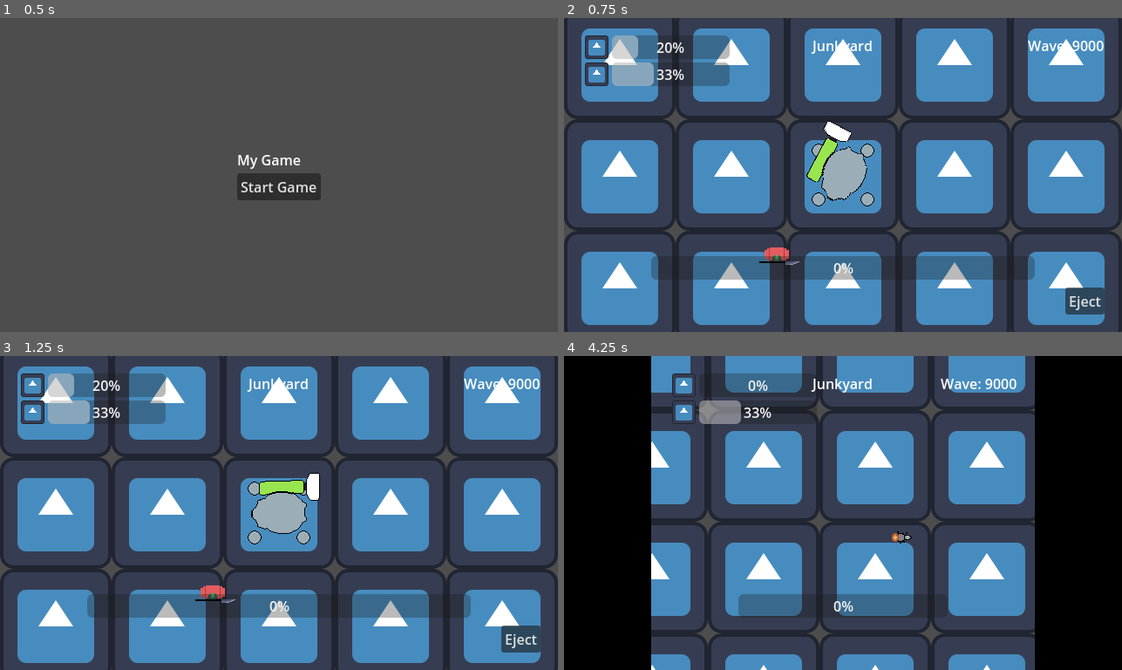
Above: before the commit, frames 1-4 (two rows, left to right).
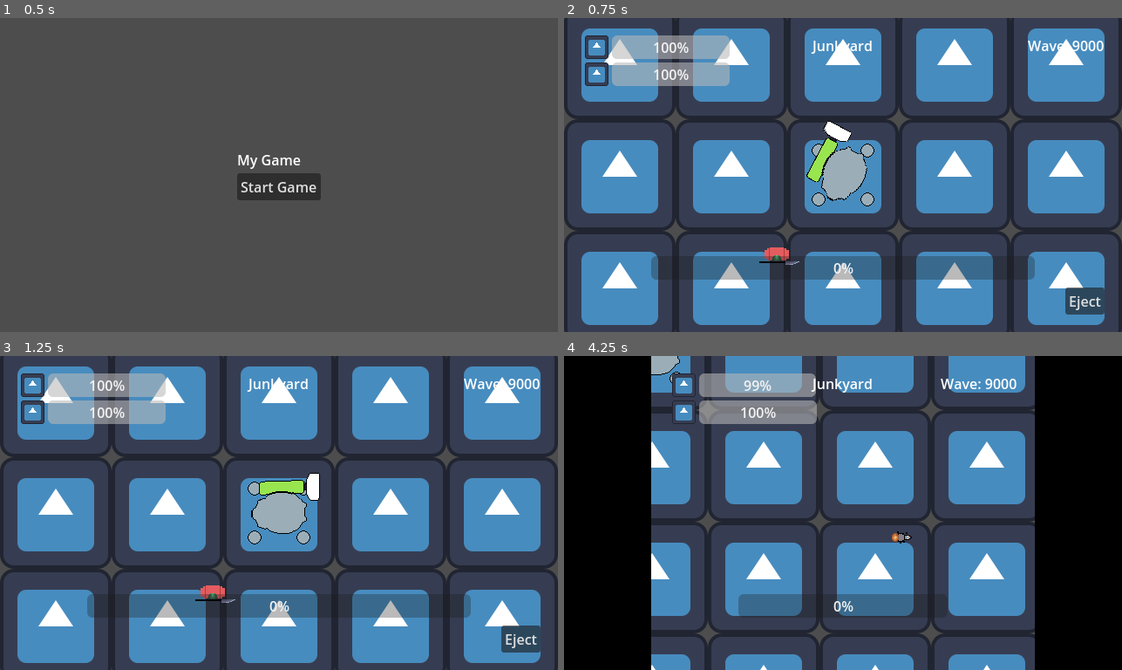
Above: after the commit, the same moments.

Repository: LaffertyDev/junkyard-brawl
Game: Godot game, scene res://src/MenusAndScenes/screen_ui_start.tscn
Two runs of this game, one before a commit and one after it. Both use one fixed random seed, a clock stepped at 60 frames per second and the inputs below. The engine's default icon, where the game draws it, is replaced by a stand-in: a white triangle on a blue panel in a dark square. Sound files missing from this copy of the repository are replaced by a short silence.
Inputs (mouse positions are in pixels of both pictures, inside the frame that each line leads up to):
- Up to frame 1 (0.5 s): no input
- Up to frame 2 (0.75 s): click "Start Game" at 0.5 s
- Up to frame 3 (1.25 s): no input
- Up to frame 4 (4.25 s): click "Eject" at 1.25 s; move the mouse to (965, 497) at 2.02 s; hold D (move_right) 2.03-2.78 s; tap Space (action_primary) at 2.1, 2.85, 3.6 s; move the mouse to (731, 528) at 2.77 s; hold S (move_backward) 2.78-3.53 s; move the mouse to (898, 443) at 3.52 s; hold D (move_right) from 3.53 s (still down)

Frame 1 is identical in both runs. In frame 2, 2.2% of the frame differs, in the area x 12-30%, y 5-22%; in frame 3, 2.2%; in frame 4, 2.8%, in the area x 15-46%, y 0-22%.

Commit message:
fix stupid casing bugs

Diff:
--- /dev/null
+++ b/default_bus_layout.tres
@@ -0,0 +1,4 @@
+[gd_resource type="AudioBusLayout" format=3 uid="uid://ts4nphn3di6h"]
+
+[resource]
+bus/0/volume_db = -3.43255
--- a/project.godot
+++ b/project.godot
@@ -26,6 +26,7 @@
 window/size/viewport_height=360
 window/size/mode=3
 window/stretch/mode="viewport"
+window/stretch/aspect="keep_width"
 window/stretch/scale_mode="integer"
 
 [input]
--- a/src/Characters/PlayerState.gd
+++ b/src/Characters/PlayerState.gd
@@ -11,10 +11,10 @@
 var max_maximum_health: int
 
 func Initialize() -> void:
-	max_current_health = 1
-	max_maximum_health = 5
-	freek_current_health = 1
-	freek_maximum_health = 3
+	max_current_health = 100
+	max_maximum_health = 100
+	freek_current_health = 100
+	freek_maximum_health = 100
 	is_freek_near_max = false
 	current_pilot_state = Enums.PilotState.Piloting
 
--- a/src/Enemies/Swiper/Swiper.tscn
+++ b/src/Enemies/Swiper/Swiper.tscn
@@ -2,12 +2,12 @@
 
 [ext_resource type="Script" path="res://src/Enemies/Swiper/swiper.gd" id="1_fjl12"]
 [ext_resource type="SpriteFrames" uid="uid://csqseuu7m6e20" path="res://src/Enemies/Swiper/swiper_sprite_frames.tres" id="1_m0lsv"]
-[ext_resource type="PackedScene" uid="uid://c1b46dapkwerm" path="res://src/Enemies/Swiper/SwiperStates/Idle.tscn" id="2_56yug"]
+[ext_resource type="PackedScene" uid="uid://c1b46dapkwerm" path="res://src/Enemies/Swiper/SwiperStates/idle.tscn" id="2_56yug"]
 [ext_resource type="Script" path="res://src/StateMachines/StateMachine.gd" id="2_pj146"]
-[ext_resource type="PackedScene" uid="uid://q5uy2xebe2y0" path="res://src/Enemies/Swiper/SwiperStates/FindTarget.tscn" id="5_k5pwq"]
+[ext_resource type="PackedScene" uid="uid://q5uy2xebe2y0" path="res://src/Enemies/Swiper/SwiperStates/find_target.tscn" id="5_k5pwq"]
 [ext_resource type="PackedScene" uid="uid://coxcp8uh5muts" path="res://src/Enemies/Swiper/SwiperStates/MoveToTarget.tscn" id="6_job8q"]
-[ext_resource type="PackedScene" uid="uid://cxa4h4eq4kyxg" path="res://src/Enemies/Swiper/SwiperStates/Attack.tscn" id="7_x4qls"]
-[ext_resource type="PackedScene" uid="uid://d2x4g07lt17fu" path="res://src/Enemies/Swiper/SwiperStates/Die.tscn" id="8_i8dkn"]
+[ext_resource type="PackedScene" uid="uid://cxa4h4eq4kyxg" path="res://src/Enemies/Swiper/SwiperStates/attack.tscn" id="7_x4qls"]
+[ext_resource type="PackedScene" uid="uid://d2x4g07lt17fu" path="res://src/Enemies/Swiper/SwiperStates/die.tscn" id="8_i8dkn"]
 
 [sub_resource type="CircleShape2D" id="CircleShape2D_eglyf"]
 radius = 15.1327
@@ -15,7 +15,7 @@
 [sub_resource type="CircleShape2D" id="CircleShape2D_xvxx5"]
 radius = 310.232
 
-[node name="Swiper" type="Area2D"]
+[node name="swiper" type="Area2D"]
 collision_layer = 2048
 collision_mask = 0
 script = ExtResource("1_fjl12")
--- a/src/Enemies/Swiper/SwiperStates/EnemyState.tscn
+++ /dev/null
@@ -1,6 +0,0 @@
-[gd_scene load_steps=2 format=3 uid="uid://dq3mjpupxo1ys"]
-
-[ext_resource type="Script" path="res://src/Enemies/Swiper/SwiperStates/enemy_state_base.gd" id="1_s0jyt"]
-
-[node name="EnemyState" type="Node"]
-script = ExtResource("1_s0jyt")
--- a/src/Enemies/Swiper/SwiperStates/FindTarget.tscn
+++ /dev/null
@@ -1,6 +0,0 @@
-[gd_scene load_steps=2 format=3 uid="uid://q5uy2xebe2y0"]
-
-[ext_resource type="Script" path="res://src/Enemies/Swiper/SwiperStates/find_target.gd" id="1_s83k2"]
-
-[node name="FindTarget" type="Node"]
-script = ExtResource("1_s83k2")
--- a/src/Enemies/Swiper/SwiperStates/attack.gd
+++ b/src/Enemies/Swiper/SwiperStates/attack.gd
@@ -5,5 +5,6 @@
 	if target and is_instance_valid(target):
 		swiper_instance._swiper_sprites.animation = "attack"
 		await get_tree().create_timer(0.25).timeout
-		target.take_damage(1)
+		if target and is_instance_valid(target):
+			target.take_damage(1)
 	finished.emit(IDLE)
--- /dev/null
+++ b/src/Enemies/Swiper/SwiperStates/enemy_state.tscn
@@ -0,0 +1,6 @@
+[gd_scene load_steps=2 format=3 uid="uid://dq3mjpupxo1ys"]
+
+[ext_resource type="Script" path="res://src/Enemies/Swiper/SwiperStates/enemy_state_base.gd" id="1_faiug"]
+
+[node name="EnemyState" type="Node"]
+script = ExtResource("1_faiug")
--- /dev/null
+++ b/src/Enemies/Swiper/SwiperStates/find_target.tscn
@@ -0,0 +1,6 @@
+[gd_scene load_steps=2 format=3 uid="uid://q5uy2xebe2y0"]
+
+[ext_resource type="Script" path="res://src/Enemies/Swiper/SwiperStates/find_target.gd" id="1_yv7at"]
+
+[node name="FindTarget" type="Node"]
+script = ExtResource("1_yv7at")
--- a/src/HUD.tscn
+++ b/src/HUD.tscn
@@ -1,8 +1,8 @@
 [gd_scene load_steps=4 format=3 uid="uid://tr3eddb5yvvm"]
 
-[ext_resource type="Script" path="res://src/hud.gd" id="1_a40xm"]
-[ext_resource type="Texture2D" uid="uid://cqru1roa5q72x" path="res://src/icon.svg" id="1_sw2bd"]
-[ext_resource type="Theme" uid="uid://c3xglhnien5t5" path="res://src/UI/hud_theme.tres" id="2_ck4kv"]
+[ext_resource type="Script" path="res://src/hud.gd" id="1_cutv6"]
+[ext_resource type="Theme" uid="uid://c3xglhnien5t5" path="res://src/UI/hud_theme.tres" id="2_671ur"]
+[ext_resource type="Texture2D" uid="uid://cqru1roa5q72x" path="res://src/icon.svg" id="3_dv845"]
 
 [node name="Hud" type="Control"]
 layout_mode = 3
--- a/src/game.tscn
+++ b/src/game.tscn
@@ -4,9 +4,9 @@
 [ext_resource type="PackedScene" uid="uid://8d0tvl7vuu6" path="res://src/Arena.tscn" id="1_len5e"]
 [ext_resource type="PackedScene" uid="uid://c7rfvjpqsmeb8" path="res://src/Characters/Max/max.tscn" id="1_x8fa0"]
 [ext_resource type="PackedScene" uid="uid://bog6h6vlxchda" path="res://src/Characters/Freek/freek.tscn" id="2_px2hi"]
-[ext_resource type="PackedScene" uid="uid://tr3eddb5yvvm" path="res://src/HUD.tscn" id="4_5g130"]
-[ext_resource type="PackedScene" uid="uid://k3pncah0uhq7" path="res://src/Enemies/Swiper/Swiper.tscn" id="6_6e0x7"]
-[ext_resource type="PackedScene" uid="uid://bp2tjesipajy6" path="res://src/Enemies/Spawner/Spawner.tscn" id="7_i1o7u"]
+[ext_resource type="PackedScene" uid="uid://tr3eddb5yvvm" path="res://src/hud.tscn" id="4_5g130"]
+[ext_resource type="PackedScene" uid="uid://k3pncah0uhq7" path="res://src/Enemies/Swiper/swiper.tscn" id="6_6e0x7"]
+[ext_resource type="PackedScene" uid="uid://bp2tjesipajy6" path="res://src/Enemies/Spawner/spawner.tscn" id="7_i1o7u"]
 
 [node name="Node2D" type="Node2D"]
 script = ExtResource("1_5h0ui")
Not shown, added: export_presets.cfg
Not shown: 1 places in src/Enemies/Spawner/Spawner.tscn that only renumber resources
Not shown: 1 places in src/Enemies/Swiper/SwiperStates/Attack.tscn that only renumber resources
Not shown: 1 places in src/Enemies/Swiper/SwiperStates/Die.tscn that only renumber resources
Not shown: 1 places in src/Enemies/Swiper/SwiperStates/Idle.tscn that only renumber resources
Not shown: 5 places in src/HUD.tscn that only renumber resources
Not shown, added: deploy.nu
Not shown, changed: todo.md
